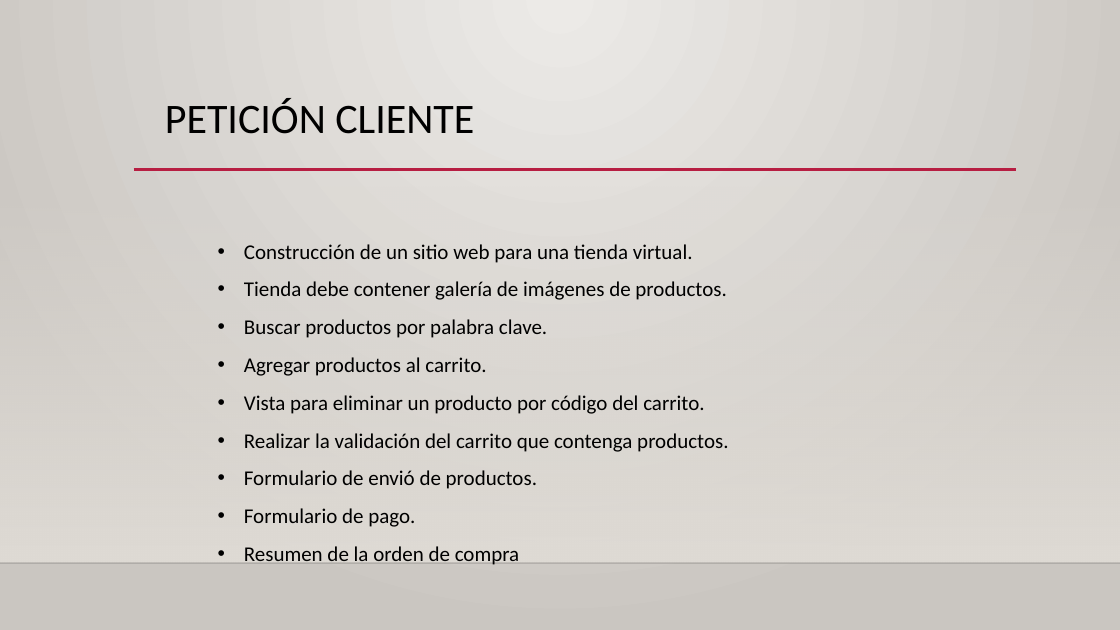
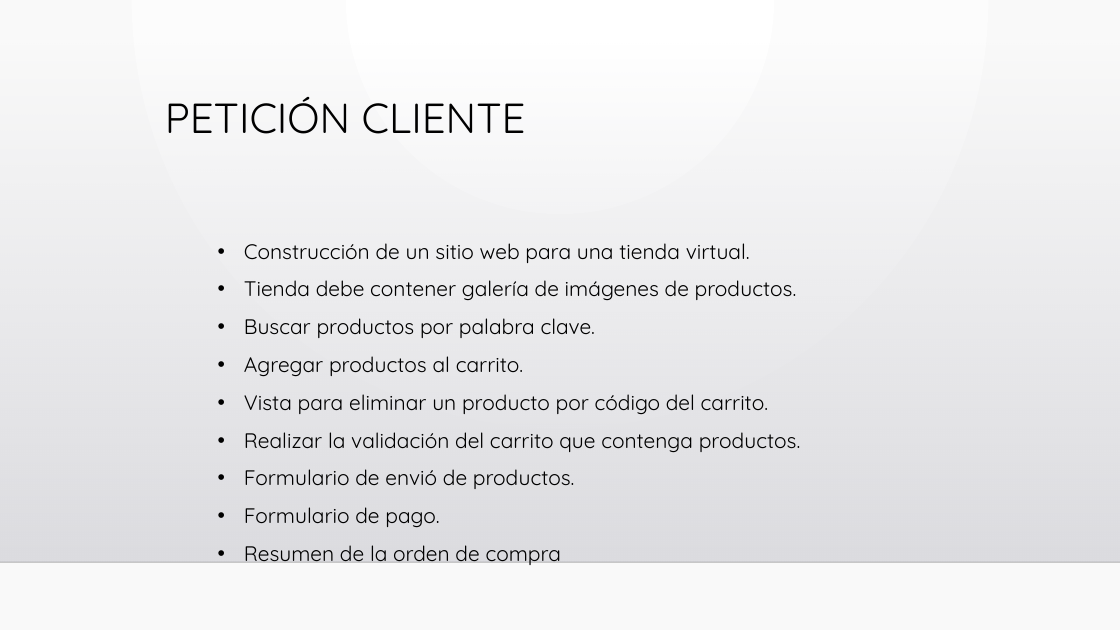
Before and after one commit to cbarralesp/tiendaevaluacion3, a slide deck: slide 2 of PRESENTACION DE EVALUACION.pptx. Drawn at 1120x630 pixels with LibreOffice and Linux fonts; fonts in the diff are those of the drawing; background and template pictures are left out. Boxes give left, top, right and bottom in pixels: in the first picture for what was removed or moved away, otherwise in the second. Text is boxed around its words. In the diff, an @@ line names an element or a change of style, - is before the commit and + after.

```diff
--- a/PRESENTACION DE EVALUACION.pptx
+++ b/PRESENTACION DE EVALUACION.pptx
@@ background gradient #ECEAE7 to #CAC7C1 to gradient #FFFFFF to #FAFAFA @@
@@ rectangle resized from (x1=0, y1=186, x2=1120, y2=563) to (x1=0, y1=43, x2=1120, y2=562) @@
@@ rectangle at (x1=0, y1=43, x2=1120, y2=562): fill gradient #DFDBD5 to gradient #DCDCE0 to #DEDEE2 @@
@@ text "PETICIÓN CLIENTE" at (x1=165, y1=97, x2=526, y2=134): font Calibri to Quicksand @@
@@ line removed from (134, 170) to (1017, 170) @@
@@ text "Construcción de un sitio web ..." at (x1=244, y1=243, x2=801, y2=565): font Calibri to Quicksand @@
```
Also in this commit, not shown: 7 other slides changed, 4 slides added, 14 other files.
